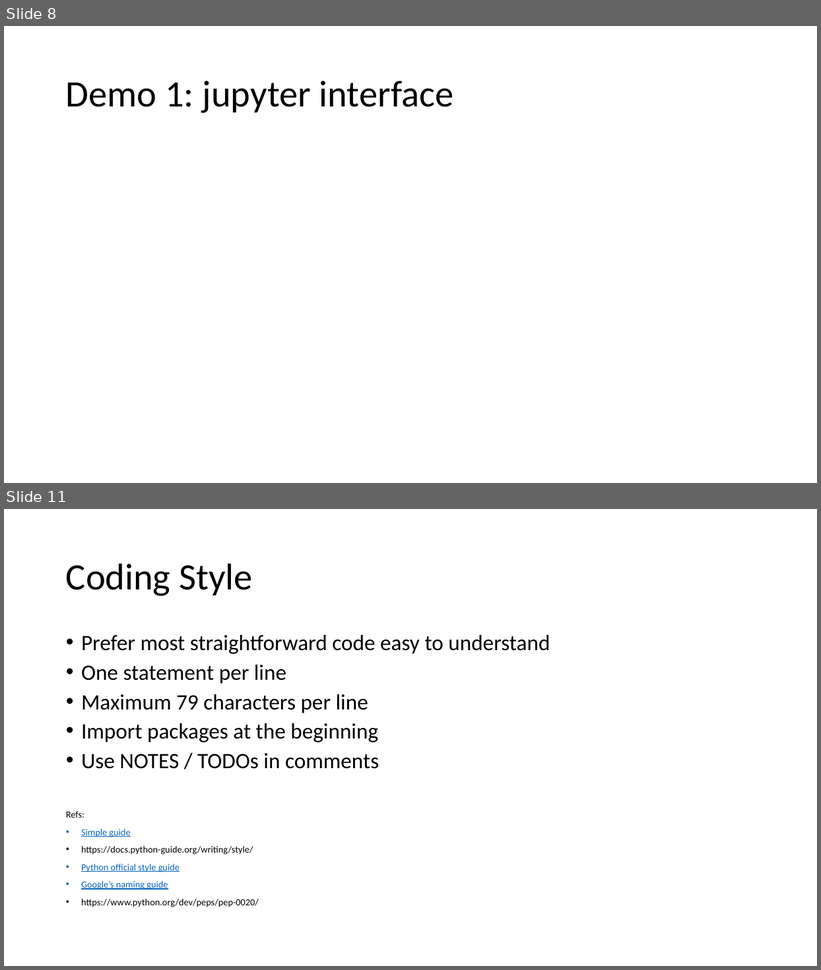
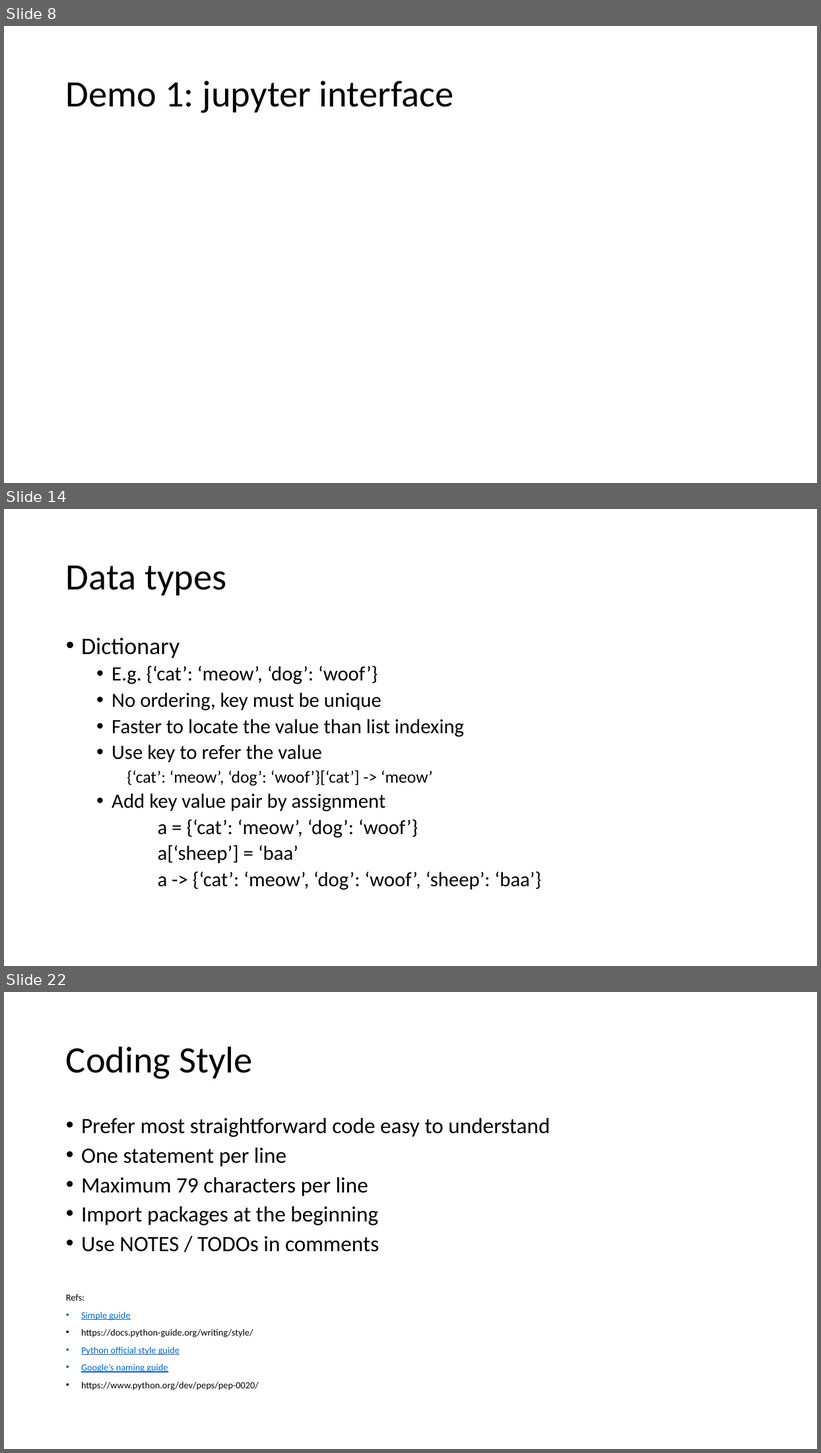
Before and after one commit to senine/workshop, a slide deck: Intro.pptx. Shown one above the other, each under a label of ours: slides 8 and 11 before the commit, slides 8, 14 and 22 after it; the slides between them are not shown. The pictures are 821x970 and 821x1453 pixels, drawn with LibreOffice and Linux fonts; fonts in the diff are those of the drawing. Boxes give left, top, right and bottom in pixels: in the first picture for what was removed or moved away, otherwise in the second. Text is boxed around its words. In the diff, an @@ line names an element or a change of style, - is before the commit and + after.

```diff
--- a/Intro.pptx
+++ b/Intro.pptx
@@ slide 14 added at <box>4,509,817,966</box>, background #FFFFFF @@
@@ title added at <box>66,565,226,595</box>, 44 pt, text #000000 @@
+Data types
@@ text added at <box>81,638,542,890</box>, 24 pt, text #000000 @@
+• Dictionary
+  • E.g. {‘cat’: ‘meow’, ‘dog’: ‘woof’}
+  • No ordering, key must be unique
+  • Faster to locate the value than list indexing
+  • Use key to refer the value
+    {‘cat’: ‘meow’, ‘dog’: ‘woof’}[‘cat’] -> ‘meow’
+  • Add key value pair by assignment
+  a = {‘cat’: ‘meow’, ‘dog’: ‘woof’}
+  a[‘sheep’] = ‘baa’
+  a -> {‘cat’: ‘meow’, ‘dog’: ‘woof’, ‘sheep’: ‘baa’}
@@ what was slide 11 is now slide 22 @@
```
Also in this commit, not shown: 6 slides changed, 13 other slides added, 6 other files.
